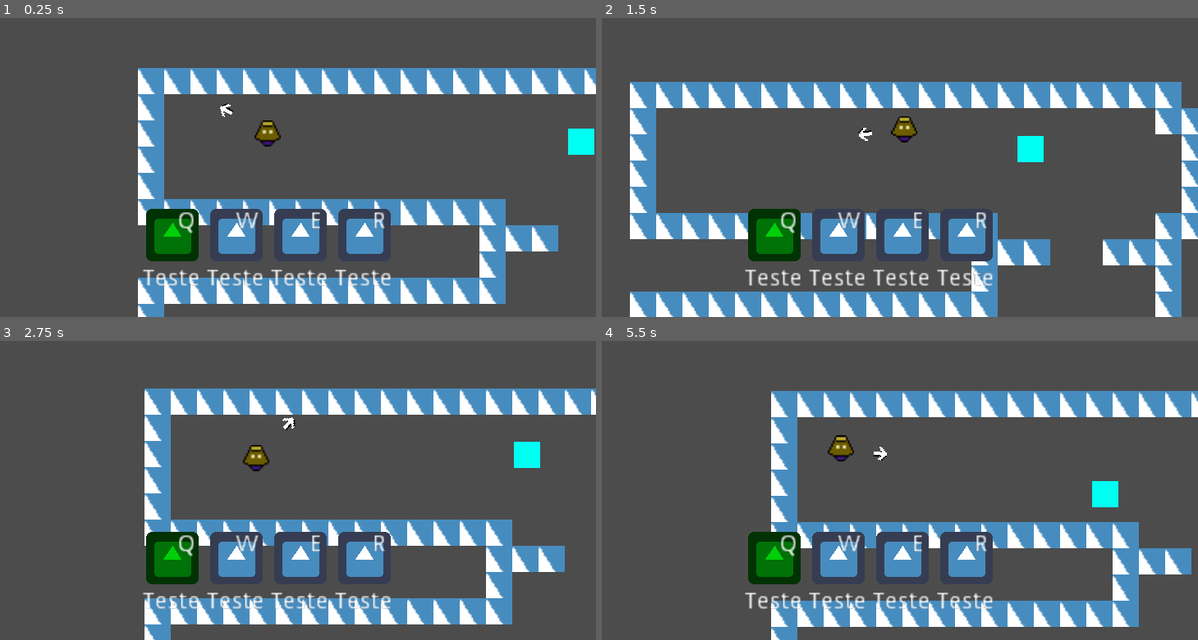
Above: before the commit, frames 1-4 (two rows, left to right).
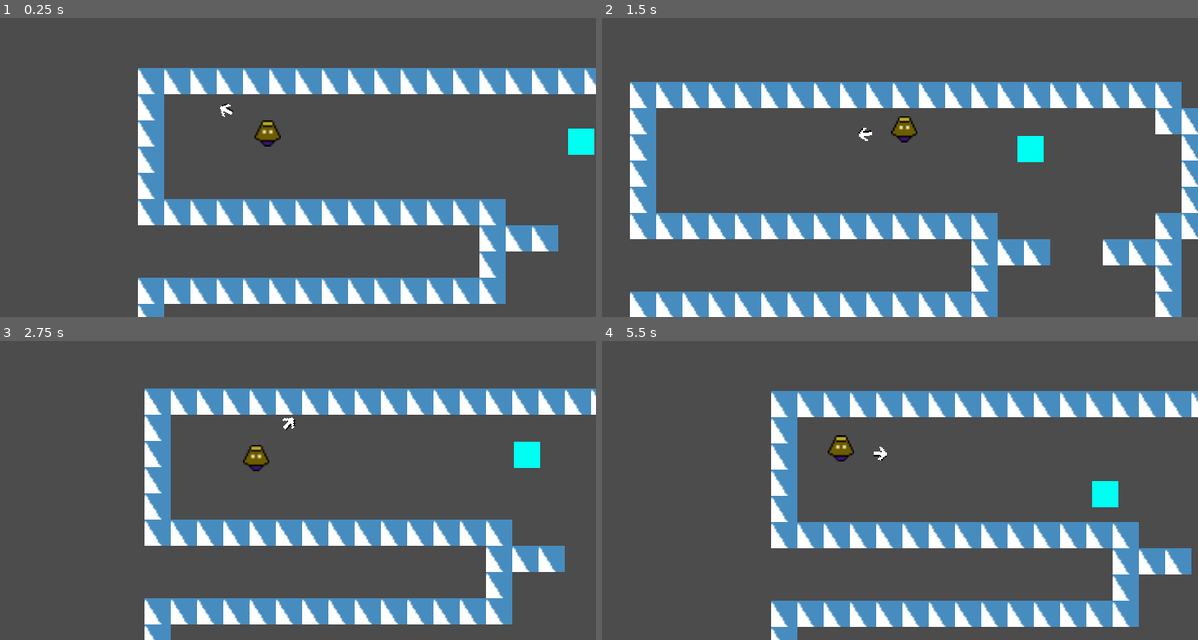
Above: after the commit, the same moments.

Repository: andrebariani/abracajur
Game: Godot game, scene res://src/world/World.tscn
Same seed, same stepped clock (60 frames per second), same inputs: the game is played once before the commit and once after it. The engine's default icon, where the game draws it, is replaced by a stand-in: a white triangle on a blue panel in a dark square.
Inputs (mouse positions are in pixels of both pictures, inside the frame that each line leads up to):
- Up to frame 1 (0.25 s): no input
- Up to frame 2 (1.5 s): tap Enter at 0.5 s; move the mouse to (1013, 113) at 0.52 s; hold W 0.53-1.28 s; tap Q at 0.6 s; tap Space (ui_select) at 0.77 s; move the mouse to (739, 152) at 1.27 s; tap E at 1.35 s
- Up to frame 3 (2.75 s): tap Space (ui_select) at 1.52 s; move the mouse to (333, 376) at 2.02 s; hold W from 2.03 s (still down); tap R at 2.1 s
- Up to frame 4 (5.5 s): move the mouse to (834, 529) at 2.77 s; tap Q at 2.85, 5.1 s; tap Space (ui_select) at 3.02, 3.77, 4.52 s; move the mouse to (1066, 511) at 3.52 s; release W at 3.53 s; tap E at 3.6 s; move the mouse to (673, 400) at 4.27 s; tap R at 4.35 s; move the mouse to (900, 457) at 5.02 s

The runs differ from the first frame. In frame 1, 5.5% of the frame differs, in the area x 23-66%, y 63-90%; in frame 2, 5.1%; in frame 3, 5.4%; in frame 4, 5.5%.
Error before the commit: Parse Error: Expected indented block after "for". (res://src/ui/MagicSystem.gd:142)
Error after the commit: Invalid call. Nonexistent function 'keys' in base 'Array'. (res://src/ui/MagicSystem.gd:127)

Commit message:
zuerinhas na magicsystem

Diff:
--- a/src/ui/MagicSystem.gd
+++ b/src/ui/MagicSystem.gd
@@ -7,6 +7,7 @@
 	KNOCKBACK,
 	GREASE,
 	BREAK,
+	HEAL,
 	SHIELD
 }
 
@@ -21,30 +22,46 @@
 #	{ "NAME": "DE PEDRA", "TYPE":SHIELD, "VALUE": 1},
 #]
 
+export(Dictionary) var effects_scrolls = {
+	"damage": [
+		{ "NAME":"DE FOGO", "TYPE": EFFECTS.DAMAGE}
+	],
+	"disabler": [
+		{ "NAME":"DE RAIO", "TYPE":EFFECTS.STUN},
+		{ "NAME":"DE VENTO", "TYPE":EFFECTS.KNOCKBACK},
+	],
+	"debuff": [
+		{ "NAME":"DE GELO", "TYPE":EFFECTS.GREASE},
+		{ "NAME":"DA CORRUPÇÃO", "TYPE":EFFECTS.BREAK},
+	],
+	"defensive": [
+		{ "NAME":"DE CURA", "TYPE":EFFECTS.HEAL},
+		{ "NAME": "DE PEDRA", "TYPE":EFFECTS.SHIELD},
+	]
+}
+
 var shape_scrolls = [
 	{
 		"NAME":"MÍSSEIS",
 		"SCENE":preload("res://src/spells/SparkSpell.tscn"),
 		"ICON": null,
 		"EFFECTS": {
-			"DAMAGE": 0
+			EFFECTS.DAMAGE: 2,
+			EFFECTS.STUN: 1,
+			EFFECTS.KNOCKBACK: 50,
+			EFFECTS.GREASE: 2,
+			EFFECTS.BREAK: 2,
 		}
 	},
 	{
-		"NAME":"Explosivo",
+		"NAME":"EXPLOSÃO",
 		"SCENE":preload("res://src/spells/AOESpell.tscn"),
 		"ICON": null,
 		"EFFECTS": {
-			"DAMAGE": 0
+			EFFECTS.DAMAGE: 0
 		}
 	},
 ]
-
-
-func create_spell(category):
-	pass
-
-
 
 
 # ---------------------
@@ -56,22 +73,6 @@
 
 
 var keys = [KEY_Q, KEY_W, KEY_E, KEY_R]
-
-export(Dictionary) var spells = {
-	"damage": [
-		DAMAGE
-	],
-	"disabler": [
-		STUN, KNOCKBACK
-	],
-	"debuff": [
-		GREASE, BREAK
-	],
-	"defensive": [
-		DAMAGE, SHIELD
-	]
-}
-# damage, knockback, stun/break, cura/escudo
 
 # key da magia: magia
 # e.g: KEY_Q: spells[0]
@@ -112,28 +113,51 @@
 	emit_signal("reset_spells")
 	var key_position = -1
 
-	var randomized_order = range(spells_at_a_time).duplicate()
-	randomized_order.shuffle()
+	keys.shuffle()
+	for k in len(keys):
 
-	for i in randomized_order:
-		# generate the next random key
-		var remaining_options = len(keys) - key_position - (spells_at_a_time - i)
-		var rand_key_offset = 1
-		if remaining_options != 0:
-			rand_key_offset = 1 + (int(rand_range(1, spells_at_a_time)) % remaining_options)
+	# generate a new random spell
+		# generate an effect based on the given category
+		var spell_category = effects_scrolls[effects_scrolls.keys()[k]]
+		var rand_effect = spell_category[randi() % len(spell_category)]
+		while rand_effect in active_spells.values():
+			rand_effect = spell_category [randi() % len(spell_category)]
 
-		key_position += rand_key_offset
-		var rand_key = keys[key_position]
+		# generate a shape
+		var rand_shape = shape_scrolls[shape_scrolls.keys()[randi() % len(shape_scrolls)]].duplicate(true)
+		for effect in rand_shape["EFFECTS"].keys():
+			if effect != rand_effect:
+				rand_shape["EFFECTS"].erase(effect)
 
-		# generate a new random spell
-		var spell_category = spells[spells.keys()[i]]
-		var rand_spell = spell_category[randi() % len(spell_category)]
-		while rand_spell in active_spells.values():
-			rand_spell = spell_category [randi() % len(spell_category)]
+		active_spells[k] = rand_shape
 
-		active_spells[rand_key] = rand_spell
+		print_debug(str(k) + ": " + OS.get_scancode_string(keys[k]) + ", " + rand_shape["NAME"])
 
-		print_debug(str(i) + ": " + OS.get_scancode_string(rand_key) + ", " + rand_spell.SPELL_NAME)
 
-	keys.shuffle()
-	for k in keys:
+
+
+
+
+
+#	var randomized_order = range(spells_at_a_time).duplicate()
+#	randomized_order.shuffle()
+#
+#	for i in randomized_order:
+#		# generate the next random key
+#		var remaining_options = len(keys) - key_position - (spells_at_a_time - i)
+#		var rand_key_offset = 1
+#		if remaining_options != 0:
+#			rand_key_offset = 1 + (int(rand_range(1, spells_at_a_time)) % remaining_options)
+#
+#		key_position += rand_key_offset
+#		var rand_key = keys[key_position]
+#
+#		# generate a new random spell
+#		var spell_category = effects_scrolls[effects_scrolls.keys()[i]]
+#		var rand_spell = spell_category[randi() % len(spell_category)]
+#		while rand_spell in active_spells.values():
+#			rand_spell = spell_category [randi() % len(spell_category)]
+#
+#		active_spells[rand_key] = rand_spell
+#
+#		print_debug(str(i) + ": " + OS.get_scancode_string(rand_key) + ", " + rand_spell.SPELL_NAME)
